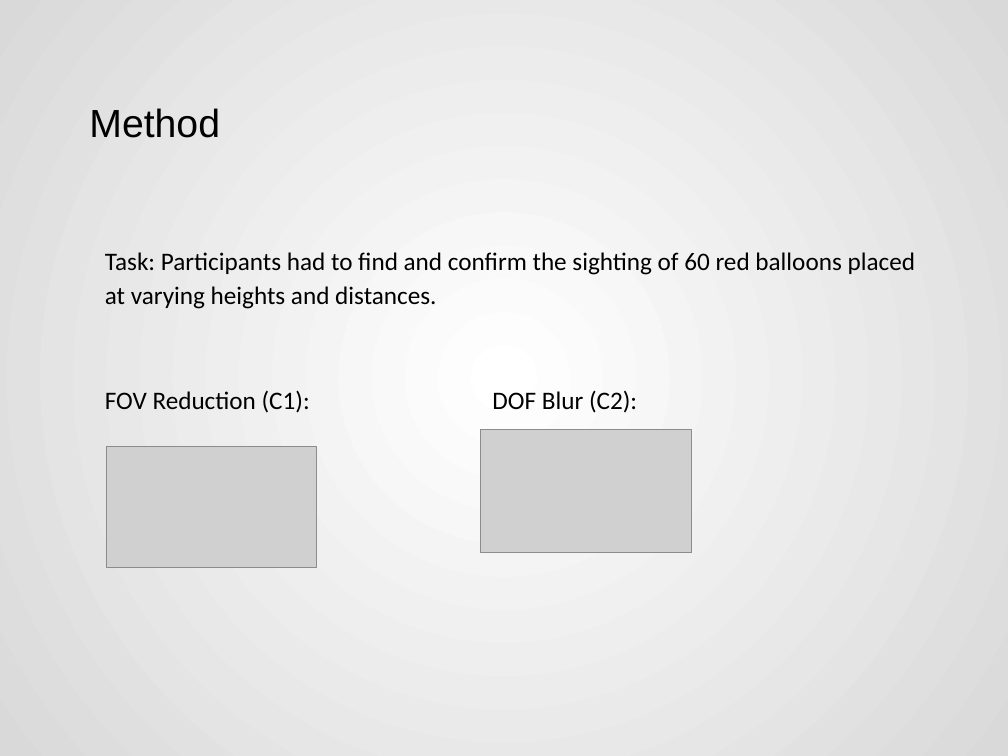
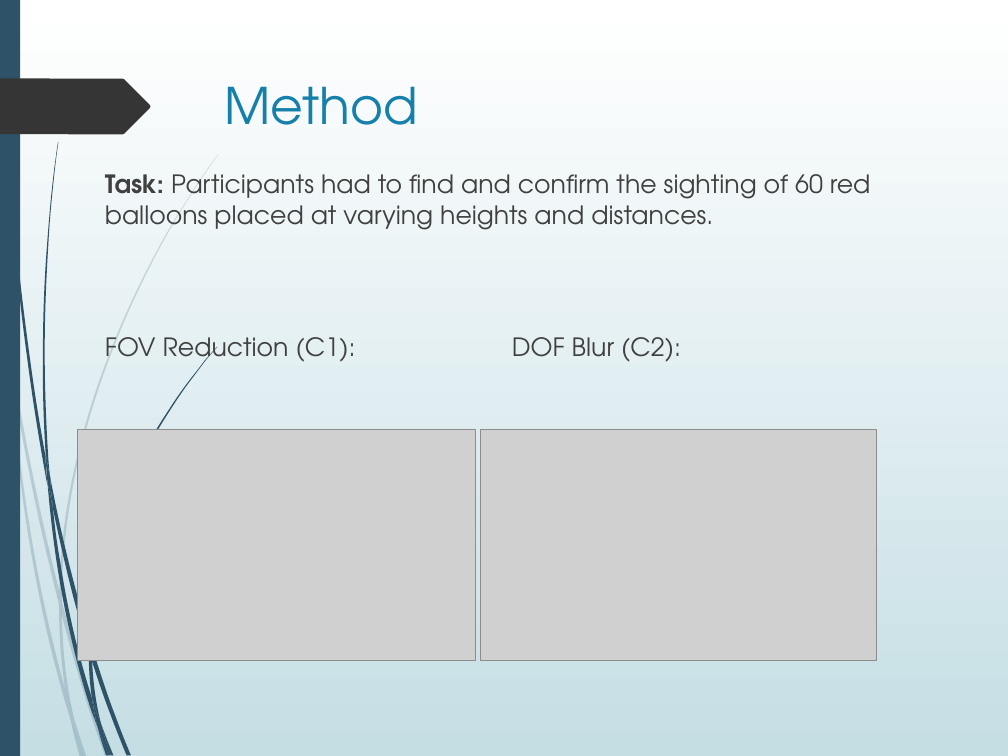
Before and after one commit to Akash3121/3D, a slide deck: slide 10 of Paper-Presentation/Akash - VR_Sickness_Mitigation_Methods_Presentation.pptx (slide 11 before the commit). Drawn at 1008x756 pixels with LibreOffice and Linux fonts; fonts in the diff are those of the drawing; grey boxes stand for pictures. Boxes give left, top, right and bottom in pixels: in the first picture for what was removed or moved away, otherwise in the second. Text is boxed around its words. In the diff, an @@ line names an element or a change of style, - is before the commit and + after.

```diff
--- a/Paper-Presentation/Akash - VR_Sickness_Mitigation_Methods_Presentation.pptx
+++ b/Paper-Presentation/Akash - VR_Sickness_Mitigation_Methods_Presentation.pptx
@@ background gradient #FFFFFF to #D9D9D9 to gradient #FFFFFF to #C5DEE5 @@
@@ rectangle added at box(0, 0, 20, 756), fill #2E5369 @@
@@ freeform shape added at box(0, 79, 150, 135), fill #353535 @@
@@ title "Method": place and size @@
-title "Method" at box(89, 108, 220, 138)
+title "Method" at box(224, 86, 417, 125)
@@ title "Method" at box(224, 86, 417, 125): size 28 to 36 pt, font Arial to TeX Gyre Adventor, text colour #000000 to #1581AA; vertical alignment middle to top @@
@@ text "Task: Participants had to find ..." at box(105, 174, 870, 368): font Calibri to TeX Gyre Adventor, text colour #000000 to #404040; bold on in "Task:"; line spacing 1.15 to 1; more space between paragraphs; vertical alignment middle to top @@
@@ picture: place and size @@
-picture at box(106, 447, 316, 569)
+picture at box(78, 429, 475, 660)
@@ picture: place and size @@
-picture at box(481, 429, 691, 552)
+picture at box(481, 429, 877, 660)
@@ group added at box(0, 154, 219, 756): 10 freeform shapes @@
@@ group added at box(2, 0, 218, 756): 12 freeform shapes @@
```
Also in this commit, not shown: 18 other slides changed, 1 slide removed.
